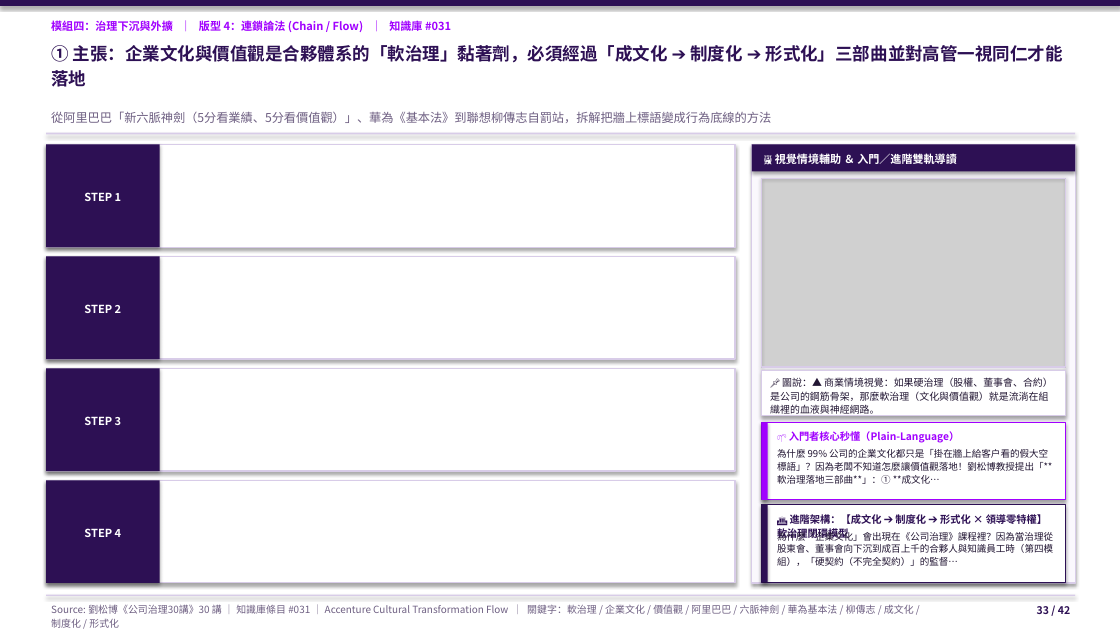
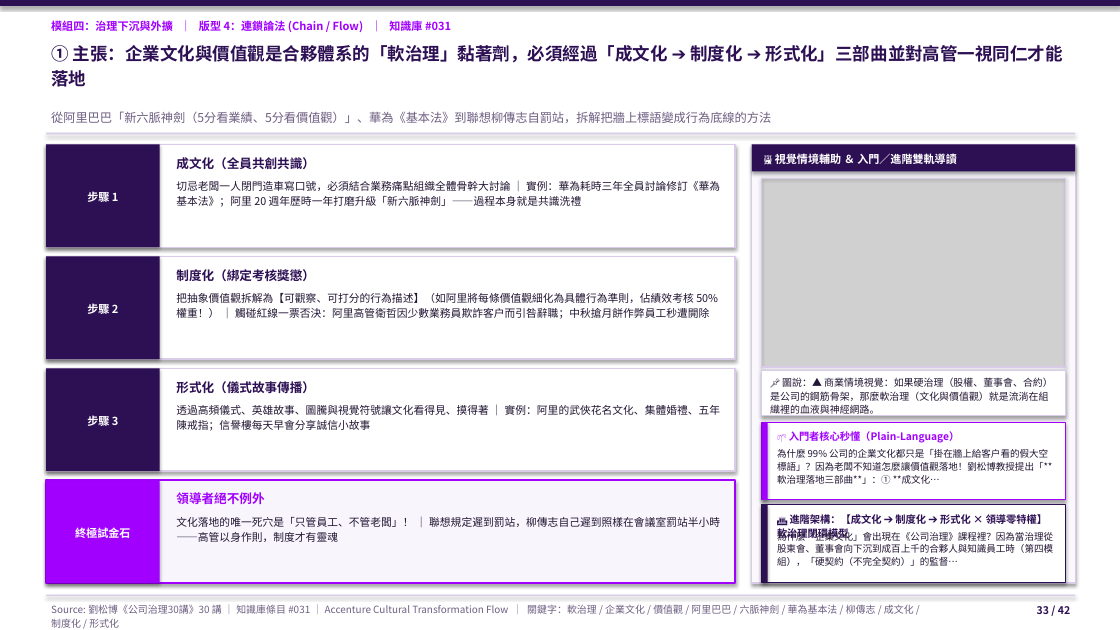
Before and after one commit to davidyeh51/corp-gov-portal, a slide deck: slide 33 of docs/public/downloads/劉松博_公司治理30講_全40講無雜訊顧問簡報庫.pptx. Drawn at 1120x630 pixels with LibreOffice and Linux fonts; fonts in the diff are those of the drawing; grey boxes stand for pictures. Boxes give left, top, right and bottom in pixels: in the first picture for what was removed or moved away, otherwise in the second. Text is boxed around its words. In the diff, an @@ line names an element or a change of style, - is before the commit and + after.

```diff
--- a/docs/public/downloads/劉松博_公司治理30講_全40講無雜訊顧問簡報庫.pptx
+++ b/docs/public/downloads/劉松博_公司治理30講_全40講無雜訊顧問簡報庫.pptx
@@ text added at (176,157,315,169), 10.8 pt, text #2D1054, bold @@
+成文化（全員共創共識）
@@ text at (87,192,119,202): text changed @@
-STEP 1
+步驟 1
@@ text added at (176,181,720,207), 9.2 pt, text #221633 @@
+切忌老闆一人閉門造車寫口號，必須結合業務痛點組織全體骨幹大討論 ｜ 實例：華為耗時三年全員討論修訂《華為基本法》；阿里 20 週年歷時一年打磨升級「新六脈神劍」——過程本身就是共識洗禮
@@ text added at (176,269,315,281), 10.8 pt, text #2D1054, bold @@
+制度化（綁定考核獎懲）
@@ text added at (176,293,718,319), 9.2 pt, text #221633 @@
+把抽象價值觀拆解為【可觀察、可打分的行為描述】（如阿里將每條價值觀細化為具體行為準則，佔績效考核 50% 權重！） ｜ 觸碰紅線一票否決：阿里高管衛哲因少數業務員欺詐客戶而引咎辭職；中秋搶月餅作弊員工秒遭開除
@@ text at (87,304,119,314): text changed @@
-STEP 2
+步驟 2
@@ text added at (176,381,315,393), 10.8 pt, text #2D1054, bold @@
+形式化（儀式故事傳播）
@@ text at (87,416,119,426): text changed @@
-STEP 3
+步驟 3
@@ text added at (176,405,721,431), 9.2 pt, text #221633 @@
+透過高頻儀式、英雄故事、圖騰與視覺符號讓文化看得見、摸得著 ｜ 實例：阿里的武俠花名文化、集體婚禮、五年陳戒指；信譽樓每天早會分享誠信小故事
@@ rectangle at (46,481,160,583): fill #2D1054 to #A100FF @@
@@ rectangle at (46,481,735,583): fill #FFFFFF to #F8F5FC; outline #D8CCE8 1 pt to #A100FF 1.5 pt @@
@@ text added at (176,492,264,504), 10.8 pt, text #A100FF, bold @@
+領導者絕不例外
@@ text at (75,525,130,540): text changed @@
-STEP 4
+終極試金石
@@ text added at (176,517,720,542), 9.2 pt, text #221633 @@
+文化落地的唯一死穴是「只管員工、不管老闆」！ ｜ 聯想規定遲到罰站，柳傳志自己遲到照樣在會議室罰站半小時——高管以身作則，制度才有靈魂
```
Also in this commit, not shown: 38 other slides changed, 47 other files.
